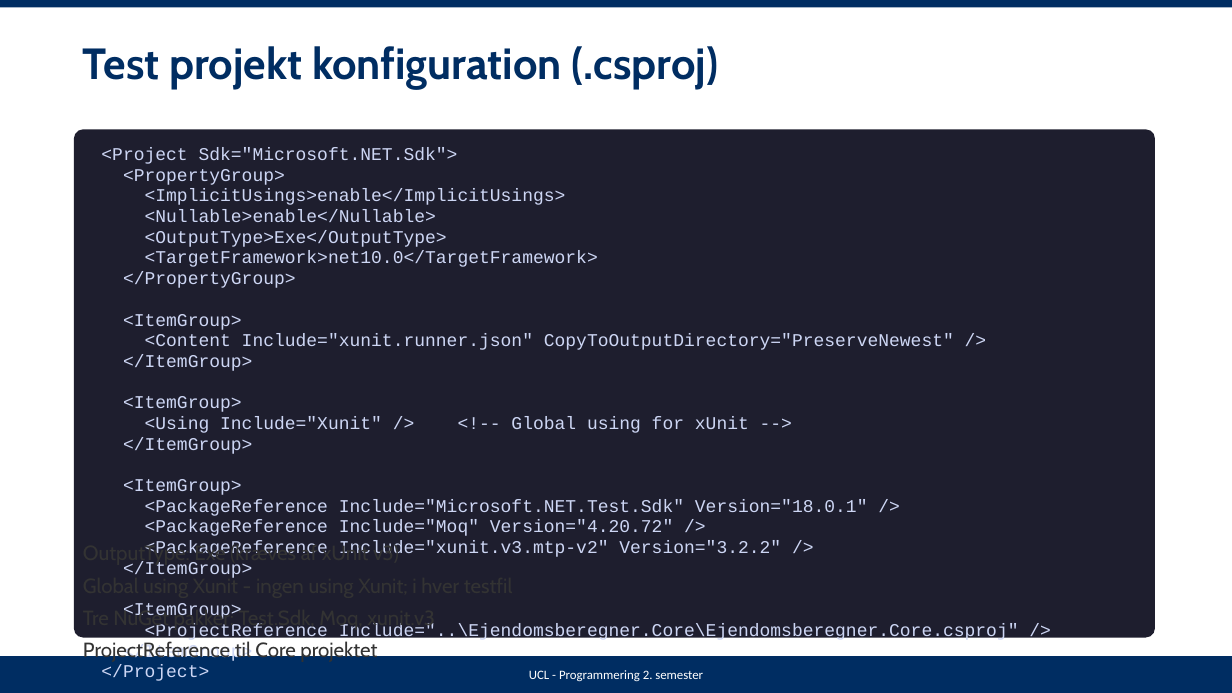
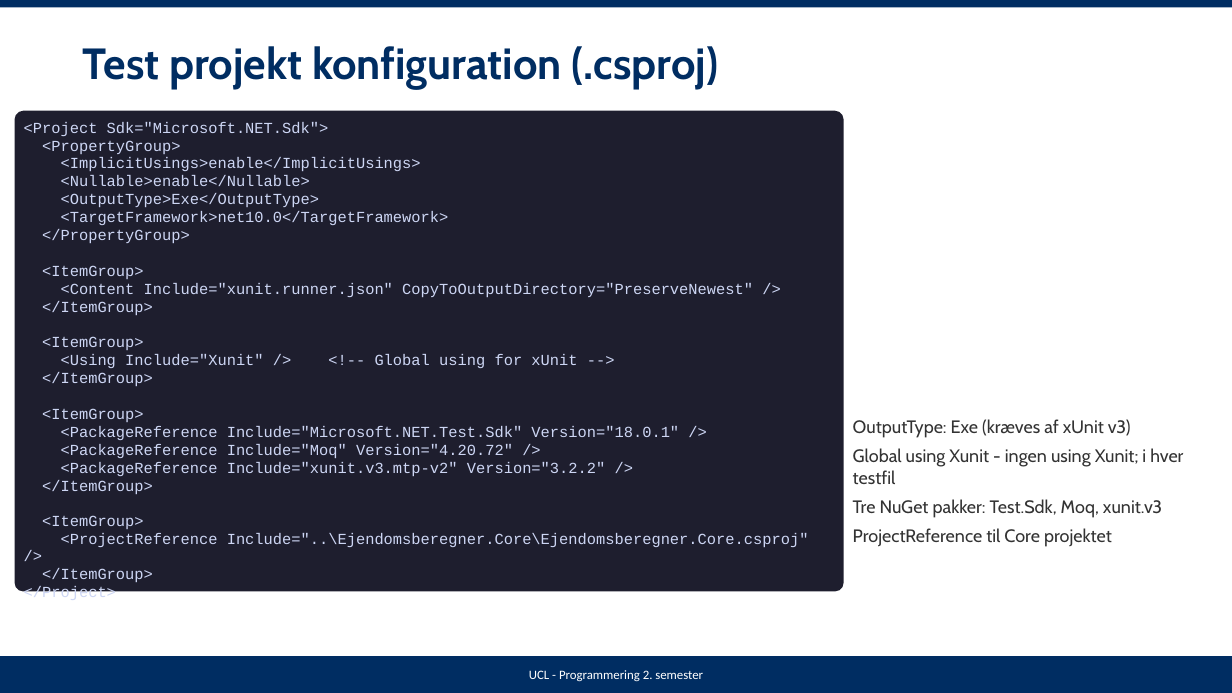
Before and after one commit to kbr-ucl/DMU-2-Semester-Programmering, a slide deck: slide 14 of Opgaver/SOLID/Case-EjendomBeregner/03-Ejendomsberegner-Unittest-Vejledende-Loesning.pptx. Drawn at 1232x693 pixels with LibreOffice and Linux fonts; fonts in the diff are those of the drawing. Boxes give left, top, right and bottom in pixels: in the first picture for what was removed or moved away, otherwise in the second. Text is boxed around its words. In the diff, an @@ line names an element or a change of style, - is before the commit and + after.

Commit message:
Update EjendomBeregner materials and remove duplicate files
- Update unit test solution PDF and PPTX files
- Remove duplicate OPP-SOLID-D-Test-xUnit-Moq files

```diff
--- a/Opgaver/SOLID/Case-EjendomBeregner/03-Ejendomsberegner-Unittest-Vejledende-Loesning.pptx
+++ b/Opgaver/SOLID/Case-EjendomBeregner/03-Ejendomsberegner-Unittest-Vejledende-Loesning.pptx
@@ text "<Project Sdk="Microsoft.NET.Sdk">": place and size @@
-text "<Project Sdk="Microsoft.NET.Sdk">" at box(101, 148, 1019, 641)
+text "<Project Sdk="Microsoft.NET.Sdk">" at box(24, 122, 809, 592)
@@ text "<Project Sdk="Microsoft.NET.Sdk">" at box(24, 122, 809, 592): size 14 to 12 pt @@
@@ rounded rectangle: place and size @@
-rounded rectangle at box(74, 129, 1155, 638)
+rounded rectangle at box(15, 111, 844, 592)
@@ text "OutputType: Exe (kræves af xUnit ...": place and size @@
-text "OutputType: Exe (kræves af xUnit ..." at box(83, 543, 434, 663)
+text "OutputType: Exe (kræves af xUnit ..." at box(853, 419, 1183, 547)
@@ text "OutputType: Exe (kræves af xUnit ..." at box(853, 419, 1183, 547): size 16 to 14 pt @@
```
Also in this commit, not shown: 9 other slides changed, 3 other files.
